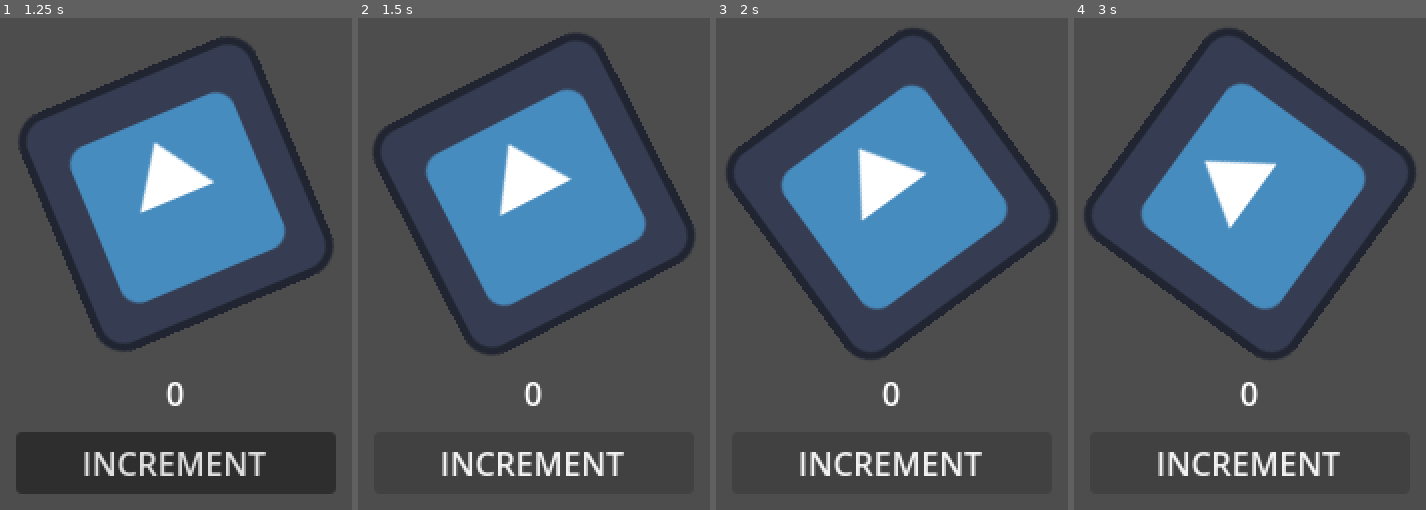
Above: before the commit, frames 1-4 (left to right).
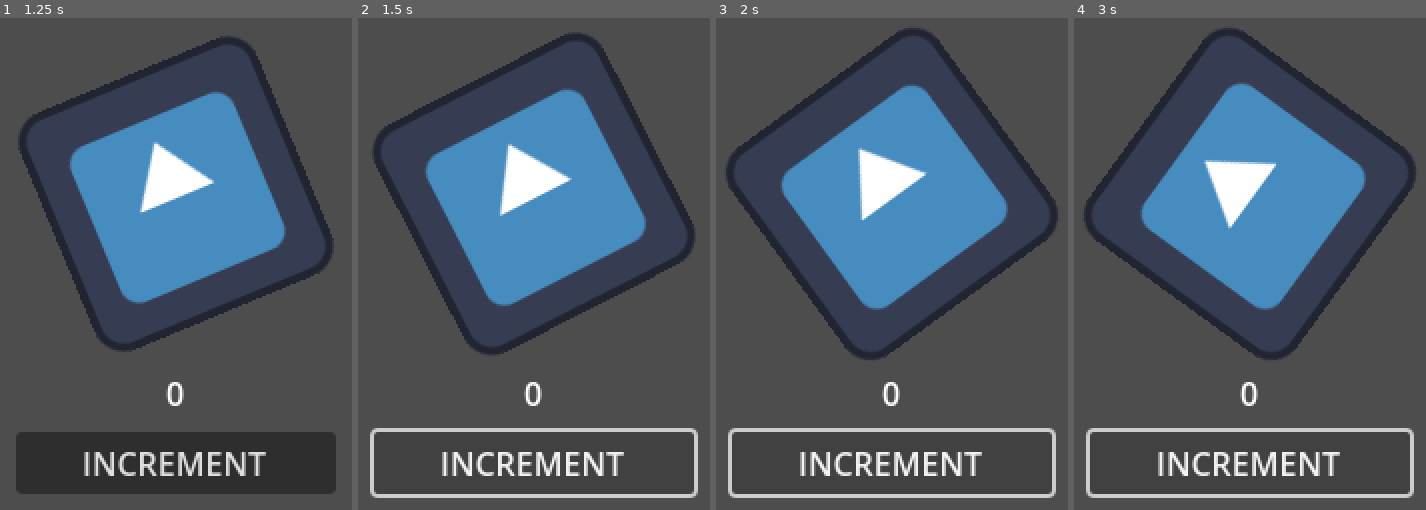
Above: after the commit, the same moments.

Repository: Shilo/GD2JS
Game: Godot game, scene res://src/main.tscn
Two runs of this game, one before a commit and one after it. Both use one fixed random seed, a clock stepped at 60 frames per second and the inputs below. The engine's default icon, where the game draws it, is replaced by a stand-in: a white triangle on a blue panel in a dark square.
Inputs (mouse positions are in pixels of both pictures, inside the frame that each line leads up to):
- Up to frame 1 (1.25 s): click (176, 195) at 0.5 s
- Up to frame 2 (1.5 s): click "INCREMENT" at 1.25 s
- Up to frame 3 (2 s): no input
- Up to frame 4 (3 s): click (1250, 195) at 2 s; click "INCREMENT" at 2.75 s

Frame 1 is identical in both runs. In frame 2, 1.8% of the frame differs, in the area x 3-97%, y 83-98%; in frame 3, 1.8%; in frame 4, 1.8%.

Commit message:
feat: full functionality

Diff:
--- a/godot/src/increment_button.gd
+++ b/godot/src/increment_button.gd
@@ -1,4 +1,7 @@
 extends Button
+
+func _ready():
+	GD2JS.js_set_meta("unfocus_godot", _unfocus)
 
 func _pressed():
 	GD2JS.js_update_meta("value",
@@ -7,3 +10,8 @@
 			GD2JS.js_emit_signal("value_changed", value)
 			return value
 	, 0)
+
+func _unfocus():
+	var focused_node := get_viewport().gui_get_focus_owner()
+	if focused_node:
+		focused_node.release_focus()
--- a/godot/src/main.tscn
+++ b/godot/src/main.tscn
@@ -11,6 +11,7 @@
 anchor_bottom = 1.0
 grow_horizontal = 2
 grow_vertical = 2
+focus_mode = 1
 
 [node name="MarginContainer" type="MarginContainer" parent="."]
 layout_mode = 2
@@ -32,6 +33,7 @@
 
 [node name="Icon" type="TextureButton" parent="MarginContainer/VBoxContainer/IconContainer"]
 layout_mode = 2
+focus_mode = 1
 mouse_default_cursor_shape = 2
 texture_normal = ExtResource("1_e7hxf")
 script = ExtResource("2_oilg5")
@@ -44,7 +46,6 @@
 
 [node name="Increment" type="Button" parent="MarginContainer/VBoxContainer"]
 layout_mode = 2
-focus_mode = 0
 mouse_default_cursor_shape = 2
 text = "INCREMENT"
 script = ExtResource("4_80ib1")
Not shown, changed: docs/godot/index.html
Not shown, changed: docs/godot/index.pck
Not shown, changed: docs/godot/index.wasm
Not shown, changed: docs/index.css
Not shown, changed: docs/index.js
